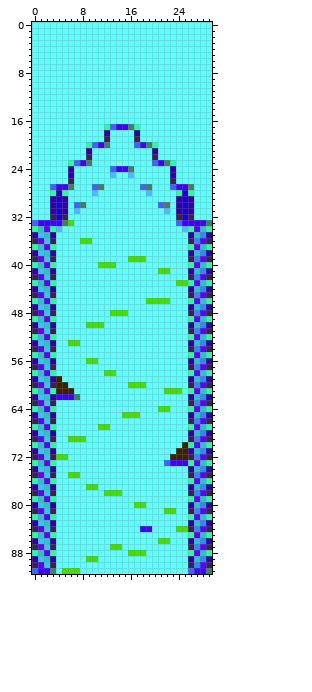
Sprite sheet -- Resource/backgrounds/level_2_data_long.png. This is how it looked before the edit.
The file is 30x92 pixels. Colours within 5 levels of each other are drawn and written as one.
New version:
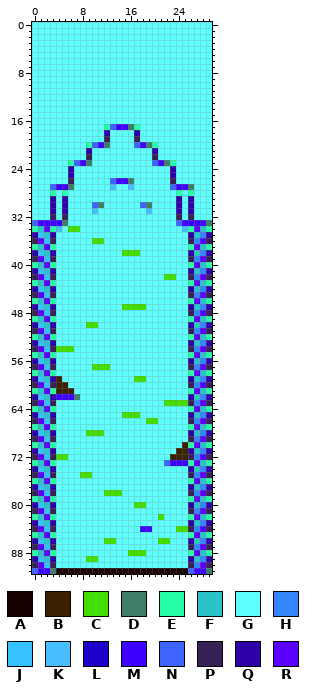
Palette (. is transparent): A #190000  B #3a2200  C #42df00  D #3f7e6b  E #27ffa8  F #2bc2ca  G #5effff  H #3386ff  J #35c2ff  K #46bdff  L #1d00cc  M #3e00ff  N #3d64ff  P #372255  Q #2f00a8  R #5b00ff
Author's note on the commit: scale map, add ugly background
What changed:
@@ x 0..29 @@
 23 GGGGGGENMDGGGGGGGGGGNMDEGGGGGG
-24 GGGGGGQGGGGGGNMMDGGGGGGQGGGGGG
-25 GGGGGGQGGGGGGKGGKGGGGGGQGGGGGG
-26 GGGGGGPGGGGGGGGGGGGGGGGPGGGGGG
-27 GGGNMMDGGGNDGGGGGGNDGGGNMMDGGG
-28 GGGELEGGGGKGGGGGGGGKGGGGELEGGG
-29 GGGQLQGGGGGGGGGGGGGGGGGGQLQGGG
-30 GGGQLQGNDGGGGGGGGGGGGNDGQLQGGG
-31 GGGQLQGKGGGGGGGGGGGGGGKGQLQGGG
-32 GGGPLPGGGGGGGGGGGGGGGGGGPLPGGG
-33 NMMMMDCGGGGGGGGGGGGGGGGGNMMMMD
-34 EFREKGGGGGGGGGGGGGGGGGGGGKERFE
+24 GGGGGGQGGGGGGGGGGGGGGGGQGGGGGG
+25 GGGGGGQGGGGGGGGGGGGGGGGQGGGGGG
+26 GGGGGGPGGGGGGNMMDGGGGGGPGGGGGG
+27 GGGNMMDGGGGGGKGGKGGGGGGNMMDGGG
+28 GGGEGEGGGGGGGGGGGGGGGGGGEGEGGG
+29 GGGQGQGGGGGGGGGGGGGGGGGGQGQGGG
+30 GGGQGQGGGGNDGGGGGGNDGGGGQGQGGG
+31 GGGQGQGGGGKGGGGGGGGKGGGGQGQGGG
+32 GGGPGPGGGGGGGGGGGGGGGGGGPGPGGG
+33 NMMMMDGGGGGGGGGGGGGGGGGGNMMMMD
+34 EFREKGCCGGGGGGGGGGGGGGGGGKERFE
 35 QJFQGGGGGGGGGGGGGGGGGGGGGGQFHQ
-36 PRJPGGGGCCGGGGGGGGGGGGGGGGPHRP
+36 PRJPGGGGGGCCGGGGGGGGGGGGGGPHRP
 37 EFREGGGGGGGGGGGGGGGGGGGGGGERFE
-38 QJFQGGGGGGGGGGGGGGGGGGGGGGQFHQ
-39 PRJPGGGGGGGGGGGGCCCGGGGGGGPHRP
-40 EFREGGGGGGGCCCGGGGGGGGGGGGERFE
-41 QJFQGGGGGGGGGGGGGGGGGCCGGGQFHQ
-42 PRJPGGGGGGGGGGGGGGGGGGGGGGPHRP
-43 EFREGGGGGGGGGGGGGGGGGGGGCCERFE
+38 QJFQGGGGGGGGGGGCCCGGGGGGGGQFHQ
+39 PRJPGGGGGGGGGGGGGGGGGGGGGGPHRP
+40 EFREGGGGGGGGGGGGGGGGGGGGGGERFE
+41 QJFQGGGGGGGGGGGGGGGGGGGGGGQFHQ
+42 PRJPGGGGGGGGGGGGGGGGGGCCGGPHRP
+43 EFREGGGGGGGGGGGGGGGGGGGGGGERFE
 44 QJFQGGGGGGGGGGGGGGGGGGGGGGQFHQ
 45 PRJPGGGGGGGGGGGGGGGGGGGGGGPHRP
-46 EFREGGGGGGGGGGGGGGGCCCCGGGERFE
-47 QJFQGGGGGGGGGGGGGGGGGGGGGGQFHQ
-48 PRJPGGGGGGGGGCCCGGGGGGGGGGPHRP
+46 EFREGGGGGGGGGGGGGGGGGGGGGGERFE
+47 QJFQGGGGGGGGGGGCCCCGGGGGGGQFHQ
+48 PRJPGGGGGGGGGGGGGGGGGGGGGGPHRP
 49 EFREGGGGGGGGGGGGGGGGGGGGGGERFE
-50 QJFQGGGGGCCCGGGGGGGGGGGGGGQFHQ
+50 QJFQGGGGGCCGGGGGGGGGGGGGGGQFHQ
 51 PRJPGGGGGGGGGGGGGGGGGGGGGGPHRP
 52 EFREGGGGGGGGGGGGGGGGGGGGGGERFE
-53 QJFQGGCCGGGGGGGGGGGGGGGGGGQFHQ
-54 PRJPGGGGGGGGGGGGGGGGGGGGGGPHRP
+53 QJFQGGGGGGGGGGGGGGGGGGGGGGQFHQ
+54 PRJPCCCGGGGGGGGGGGGGGGGGGGPHRP
 55 EFREGGGGGGGGGGGGGGGGGGGGGGERFE
-56 QJFQGGGGGCCGGGGGGGGGGGGGGGQFHQ
-57 PRJPGGGGGGGGGGGGGGGGGGGGGGPHRP
-58 EFREGGGGGGGGCCGGGGGGGGGGGGERFE
-59 QJFQBGGGGGGGGGGGGGGGGGGGGGQFHQ
-60 PRJPBBGGGGGGGGGGCCCGGGGGGGPHRP
-61 EFREBBBGGGGGGGGGGGGGGGCCCGERFE
+56 QJFQGGGGGGGGGGGGGGGGGGGGGGQFHQ
+57 PRJPGGGGGGCCCGGGGGGGGGGGGGPHRP
+58 EFREGGGGGGGGGGGGGGGGGGGGGGERFE
+59 QJFQBGGGGGGGGGGGGCCGGGGGGGQFHQ
+60 PRJPBBGGGGGGGGGGGGGGGGGGGGPHRP
+61 EFREBBBGGGGGGGGGGGGGGGGGGGERFE
 62 QJFQMMMDGGGGGGGGGGGGGGGGGGQFHQ
-63 PRJPGGGGGGGGGGGGGGGGGGGGGGPHRP
-64 EFREGGGGGGGGGGGGGGGGGCCGGGERFE
+63 PRJPGGGGGGGGGGGGGGGGGGCCCCPHRP
+64 EFREGGGGGGGGGGGGGGGGGGGGGGERFE
 65 QJFQGGGGGGGGGGGCCCGGGGGGGGQFHQ
-66 PRJPGGGGGGGGGGGGGGGGGGGGGGPHRP
-67 EFREGGGGGGGCCGGGGGGGGGGGGGERFE
-68 QJFQGGGGGGGGGGGGGGGGGGGGGGQFHQ
-69 PRJPGGCCCGGGGGGGGGGGGGGGGGPHRP
+66 PRJPGGGGGGGGGGGGGGGCCGGGGGPHRP
+67 EFREGGGGGGGGGGGGGGGGGGGGGGERFE
+68 QJFQGGGGGCCCGGGGGGGGGGGGGGQFHQ
+69 PRJPGGGGGGGGGGGGGGGGGGGGGGPHRP
 70 EFREGGGGGGGGGGGGGGGGGGGGGBERFE
@@ x 4..12 @@
 74 GGGGGGGGG
-75 GGCCGGGGG
+75 GGGGCCGGG
 76 GGGGGGGGG
-77 GGGGGCCGG
+77 GGGGGGGGG
 78 GGGGGGGGC
@@ x 19..25 @@
 80 GGGGGGG
-81 GGGCCGG
-82 GGGGGGG
+81 GGGGGGG
+82 GGCGGGG
 83 GGGGGGG
@@ x 10..16 @@
 85 GGGGGGG
-86 GGGGGGG
-87 GGGCCGG
+86 GGCCGGG
+87 GGGGGGG
 88 GGGGGGC
@@ x 0..29 @@
 90 PRJPGGGGGGGGGGGGGGGGGGGGGGPHRP
-91 NMMDGCCCGGGGGGGGGGGGGGGGGGNMMD
+91 NMMDAAAAAAAAAAAAAAAAAAAAAANMMD
Boxes around the changes in both pictures, in picture pixels (x1, y1, x2, y2):
changed: (56, 166, 188, 424)
changed: (68, 424, 110, 442)
changed: (68, 472, 98, 490)
changed: (158, 508, 176, 520)
changed: (56, 538, 188, 574)
